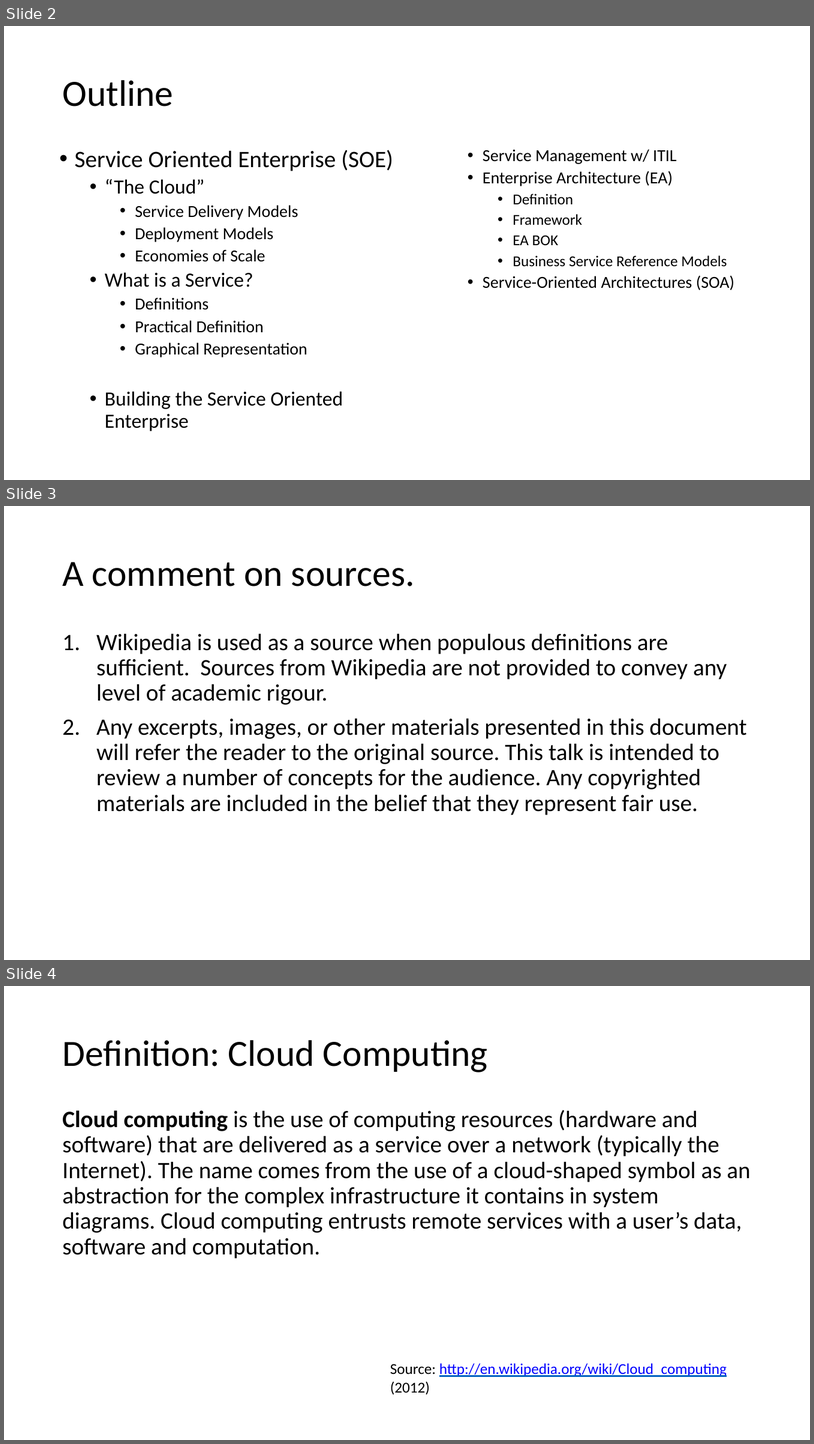
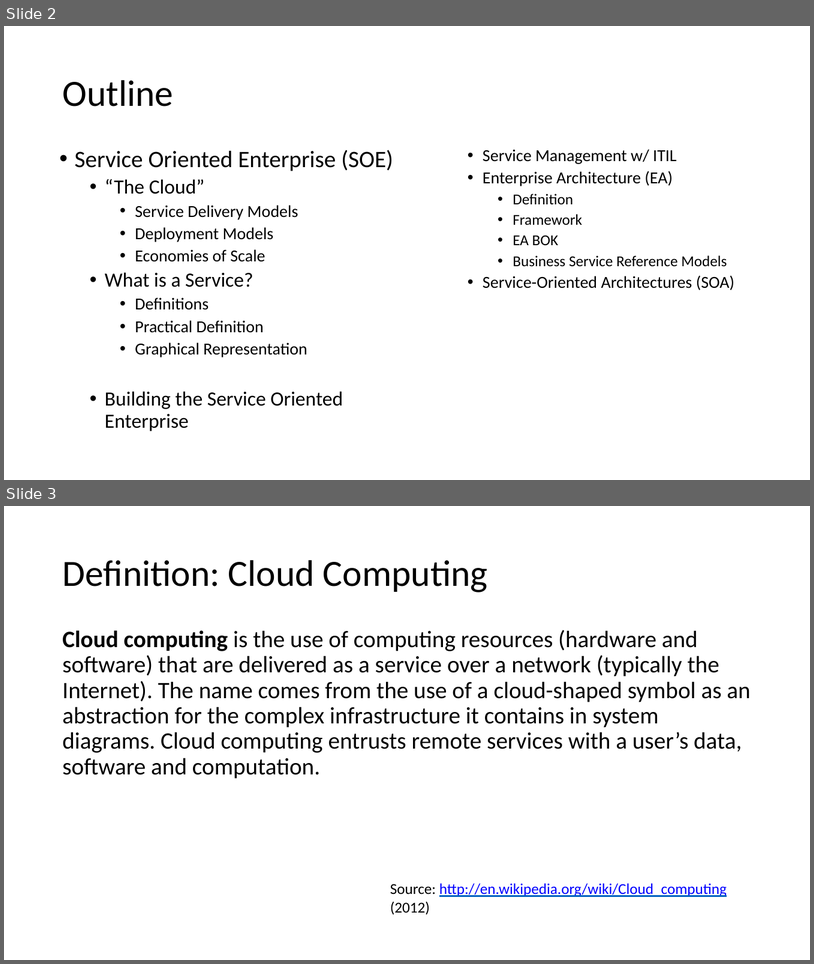
Before and after one commit to colinbellCA/presentation-cpbell-oucc2015_soe, a slide deck: OUCC2015-Service_Oriented_Enterprise.pptx. Shown one above the other, each under a label of ours: slides 2, 3 and 4 before the commit, slides 2 and 3 after it. The pictures are 814x1444 and 814x964 pixels, drawn with LibreOffice and Linux fonts; fonts in the diff are those of the drawing. Boxes give left, top, right and bottom in pixels: in the first picture for what was removed or moved away, otherwise in the second. Text is boxed around its words. In the diff, an @@ line names an element or a change of style, - is before the commit and + after.

```diff
--- a/OUCC2015-Service_Oriented_Enterprise.pptx
+++ b/OUCC2015-Service_Oriented_Enterprise.pptx
@@ slide 3 removed at [4,506,810,960], background #FFFFFF @@
@@ title removed at [62,562,415,586] @@
-A comment on sources.
@@ text removed at [96,633,747,815] @@
-1. Wikipedia is used as a source when populous definitions are sufficient. Sources from Wikipedia are not provided to convey any level of academic rigour.
-2. Any excerpts, images, or other materials presented in this document will refer the reader to the original source. This talk is intended to review a number of concepts for the audience. Any copyrighted materials are included in the belief that they represent fair use.
@@ what was slide 4 is now slide 3 @@
```
Also in this commit, not shown: 5 slides changed, 2 slides added, 3 other files.
